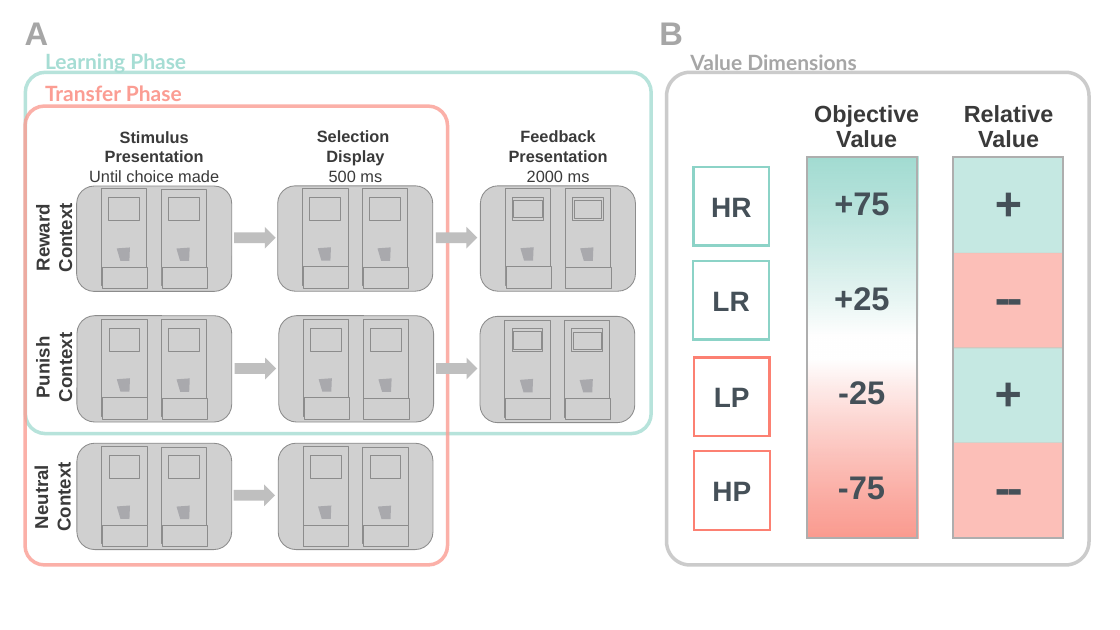
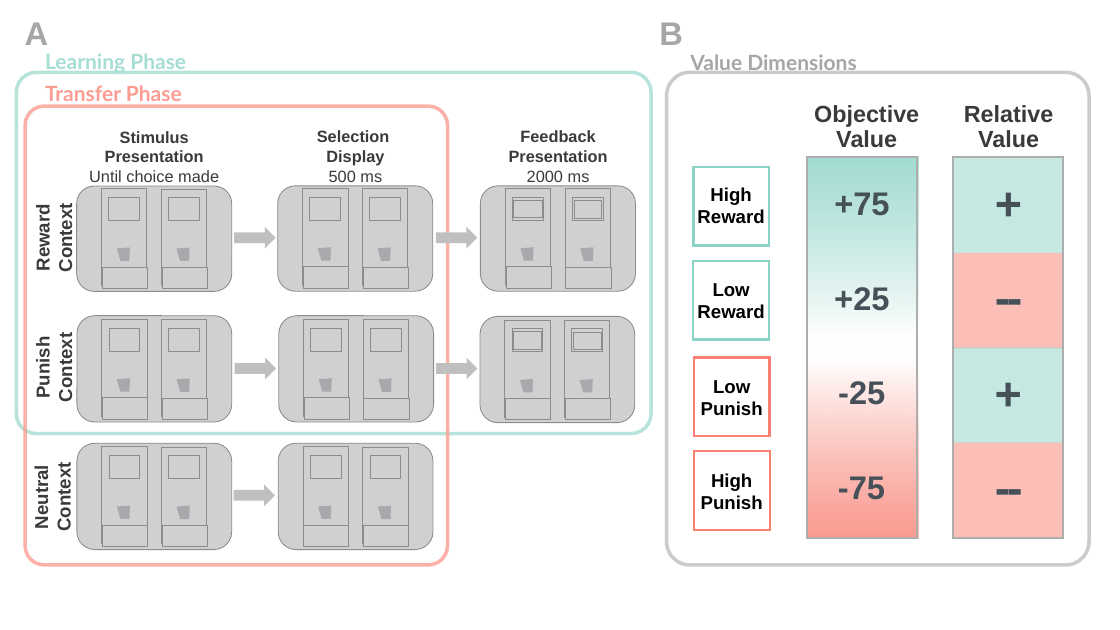
Before and after one commit to petzschnerlab/avoid_learning_analysis, a slide deck: slide 1 of Manuscript/Figure Task Design.pptx. Drawn at 1120x630 pixels with LibreOffice and Linux fonts; fonts in the diff are those of the drawing; grey boxes stand for pictures; background and template pictures are left out. Boxes give left, top, right and bottom in pixels: in the first picture for what was removed or moved away, otherwise in the second. Text is boxed around its words. In the diff, an @@ line names an element or a change of style, - is before the commit and + after.

```diff
--- a/Manuscript/Figure Task Design.pptx
+++ b/Manuscript/Figure Task Design.pptx
@@ rounded rectangle: place and size @@
-rounded rectangle at [25,72,651,434]
+rounded rectangle at [16,72,651,434]
@@ text added at [697,187,764,224], 16 pt, text #000000, bold @@
+High
+Reward
@@ text in rectangle at [711,197,751,217]: text removed @@
-HR
@@ text added at [697,283,764,319], 16 pt, text #000000, bold @@
+Low
+Reward
@@ text in rectangle at [712,291,749,311]: text removed @@
-LR
@@ text added at [701,380,763,415], 16 pt, text #000000, bold @@
+Low
+Punish
@@ text in rectangle at [714,387,750,407]: text removed @@
-LP
@@ text added at [701,473,763,509], 16 pt, text #000000, bold @@
+High
+Punish
@@ text in rectangle at [712,481,751,501]: text removed @@
-HP
```
Also in this commit, not shown: 1 other file.
